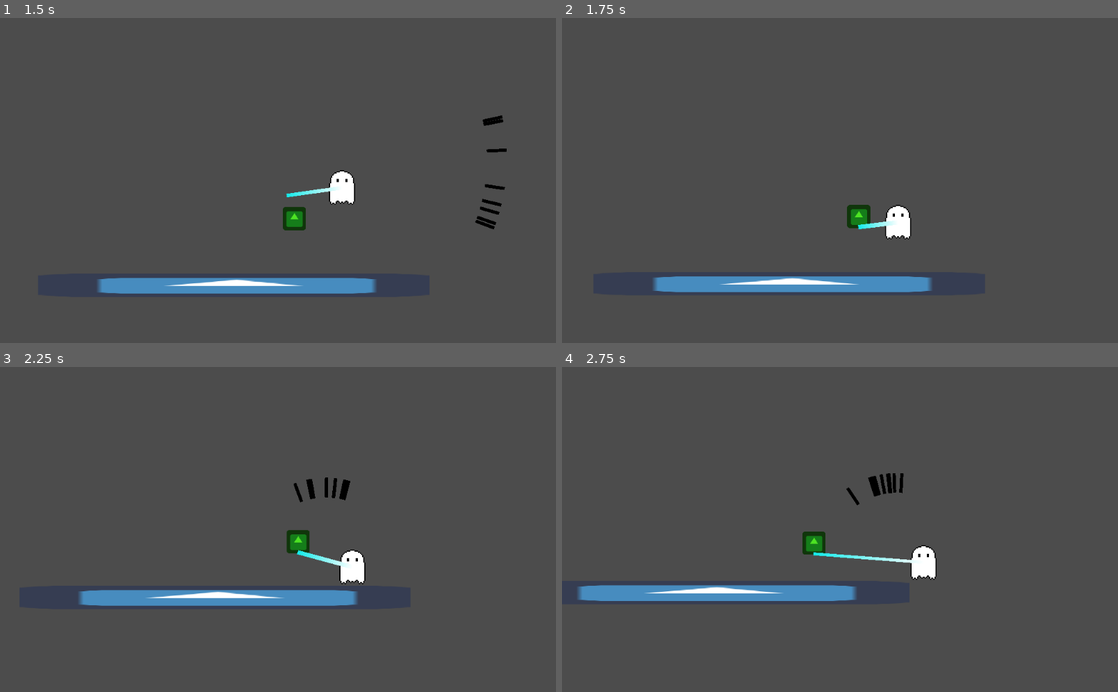
Above: before the commit, frames 1-4 (two rows, left to right).
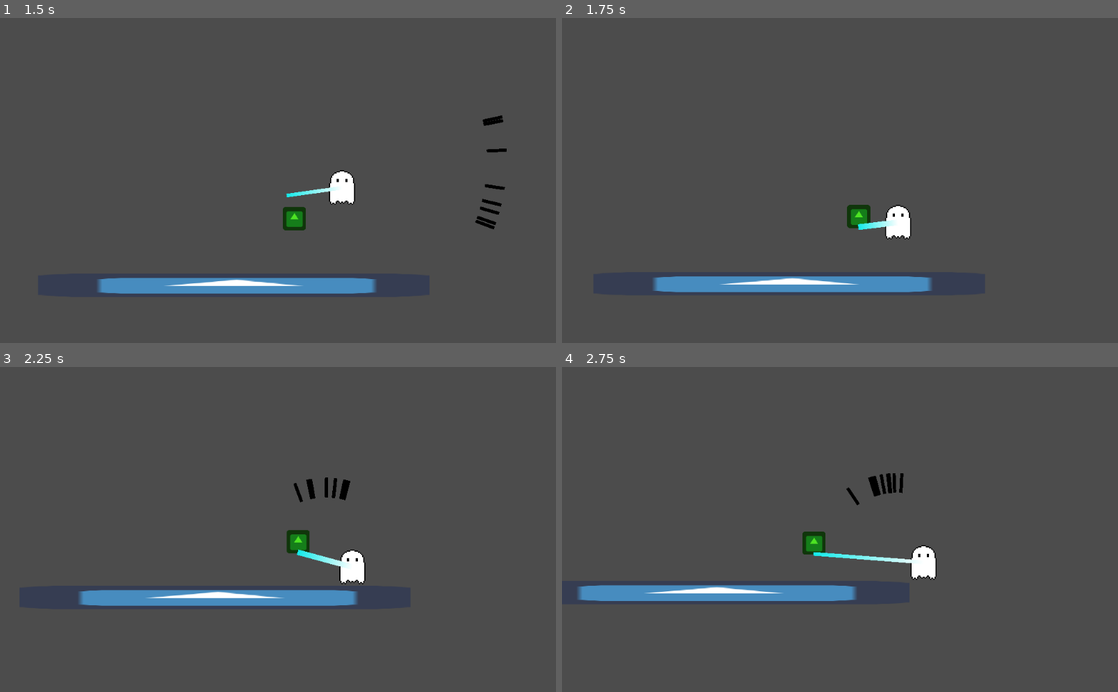
Above: after the commit, the same moments.

Repository: arnette-thomas/gmtk2021
Game: Godot game, scene res://scenes/World1.tscn
Same seed, same stepped clock (60 frames per second), same inputs: the game is played once before the commit and once after it. The engine's default icon, where the game draws it, is replaced by a stand-in: a white triangle on a blue panel in a dark square.
Inputs (mouse positions are in pixels of both pictures, inside the frame that each line leads up to):
- Up to frame 1 (1.5 s): tap Enter (ui_accept) at 0.5, 0.77 s; move the mouse to (400, 164) at 0.52 s; press the mouse at (400, 164) at 0.53 s; hold D (right) 0.53-1.28 s; move the mouse to (166, 196) at 1.27 s; release the mouse at (166, 196) at 1.28 s; hold S (down) from 1.28 s (still down); right-click (166, 196) at 1.35 s
- Up to frame 2 (1.75 s): keep holding S (down); tap Enter (ui_accept) at 1.52 s
- Up to frame 3 (2.25 s): move the mouse to (333, 458) at 2.02 s; release S (down) at 2.03 s; press the mouse at (333, 458) at 2.03 s; hold D (right) from 2.03 s (still down)
- Up to frame 4 (2.75 s): keep holding D (right)

Frame 1 is identical in both runs. In frame 2, less than 0.1% of the frame differs, in the area x 53-60%, y 62-66%; in frame 3, less than 0.1%; in frame 4, less than 0.1%, in the area x 45-63%, y 56-61%.

Commit message:
Fixed bugs on chain

Diff:
--- a/scenes/Chain.tscn
+++ b/scenes/Chain.tscn
@@ -6,7 +6,7 @@
 colors = PoolColorArray( 1, 1, 1, 1, 0.0705882, 0.917647, 0.917647, 1 )
 
 [sub_resource type="RectangleShape2D" id=2]
-extents = Vector2( 200.404, 5.62543 )
+extents = Vector2( 200, 5 )
 
 [sub_resource type="Animation" id=3]
 resource_name = "shoot"
@@ -35,6 +35,18 @@
 "update": 0,
 "values": [ Vector2( 1e-05, 1 ), Vector2( 1, 1 ) ]
 }
+tracks/2/type = "value"
+tracks/2/path = NodePath("CollisionShape2D:position")
+tracks/2/interp = 1
+tracks/2/loop_wrap = true
+tracks/2/imported = false
+tracks/2/enabled = true
+tracks/2/keys = {
+"times": PoolRealArray( 0, 0.3 ),
+"transitions": PoolRealArray( 1, 1 ),
+"update": 0,
+"values": [ Vector2( 0, 0 ), Vector2( 200, 0 ) ]
+}
 
 [node name="Chain" type="Area2D"]
 position = Vector2( 0, -50 )
@@ -47,7 +59,6 @@
 gradient = SubResource( 1 )
 
 [node name="CollisionShape2D" type="CollisionShape2D" parent="."]
-position = Vector2( 200, 0 )
 scale = Vector2( 1e-05, 1 )
 shape = SubResource( 2 )
 
@@ -62,6 +73,7 @@
 explosiveness = 1.0
 randomness = 0.22
 lifetime_randomness = 0.69
+local_coords = false
 emission_shape = 2
 emission_rect_extents = Vector2( 100, 1 )
 spread = 180.0
--- a/scenes/World1.tscn
+++ b/scenes/World1.tscn
@@ -6,7 +6,7 @@
 [ext_resource path="res://scenes/Zombie.tscn" type="PackedScene" id=4]
 
 [sub_resource type="RectangleShape2D" id=1]
-extents = Vector2( 538.993, 31.4458 )
+extents = Vector2( 541.003, 31.4458 )
 
 [node name="World1" type="Node2D"]
 
--- a/scripts/Chain.gd
+++ b/scripts/Chain.gd
@@ -17,7 +17,7 @@
 onready var default_line_width = line.width
 
 const MIN_WIDTH = 4
-const MAX_WIDTH = 15
+const MAX_WIDTH = 20
 
 # Called when the node enters the scene tree for the first time.
 func _ready():
@@ -27,6 +27,8 @@
 
 # Called every frame. 'delta' is the elapsed time since the previous frame.
 func _process(delta):
+	coll.disabled = !is_shooting
+
 	# If there is an enemy hooked
 	if hooked_enemy != null:
 		line.points[1] = line.to_local(hooked_enemy.position)
@@ -47,16 +49,13 @@
 		is_shooting = true
 
 func break_chain():
-	var coroutine = FreezeFrame.freeze(0.1)
+	var coroutine = FreezeFrame.freeze(0.12)
 	yield(coroutine, "completed")
 
+	Globals.camera.shake(300, 0.1, 300)
+
 	# particles
-	var line_vector = line.points[1] - line.points[0]
-	var line_length = line_vector.length()
-	particles.emission_rect_extents.x = line_length / 2.0
-	particles.position = line_vector / 2.0
-	particles.rotation = Vector2.RIGHT.angle_to(line_vector)
-	particles.restart()
+	spawn_destroy_particles()
 
 	hooked_enemy = null
 	line.scale.x = 0
@@ -81,3 +80,21 @@
 		rotation = 0
 		emit_signal("enemy_hooked", body as Enemy)
 		is_shooting = false
+	elif body.is_in_group("walls"):
+		spawn_destroy_particles()
+		animation.stop()
+		line.scale.x = 0
+		coll.scale.x = 0
+		rotation = 0
+		is_shooting = false
+
+func spawn_destroy_particles():
+	var line_vector = line.points[1] - line.points[0]
+	line_vector.x *= line.scale.x
+	line_vector.y *= line.scale.y
+	line_vector = line_vector.rotated(rotation)
+	var line_length = line_vector.length()
+	particles.emission_rect_extents.x = line_length / 2.0
+	particles.position = line_vector / 2.0
+	particles.rotation = Vector2.RIGHT.angle_to(line_vector)
+	particles.restart()
